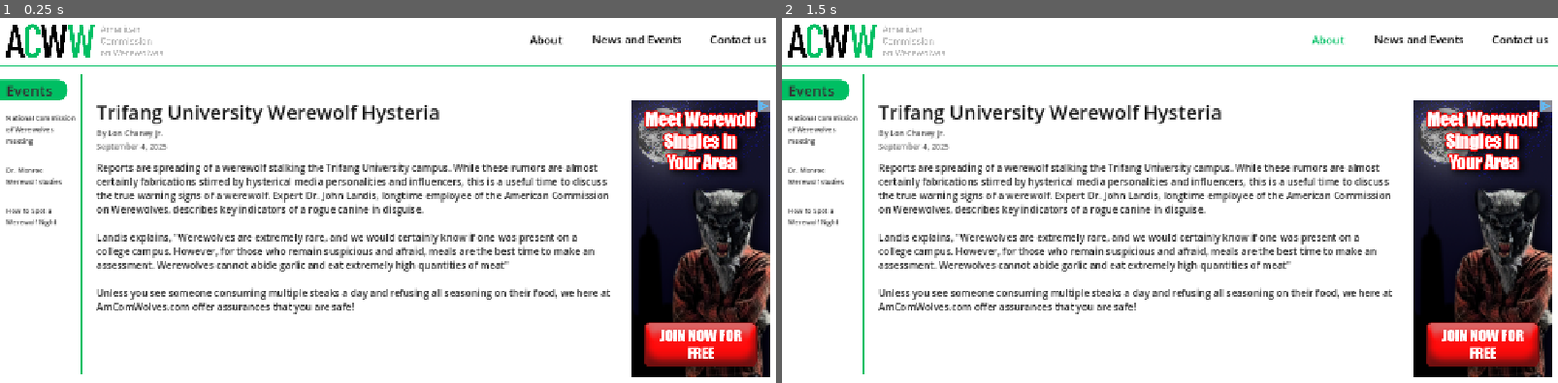
Above: before the commit, frames 1-2 (left to right).
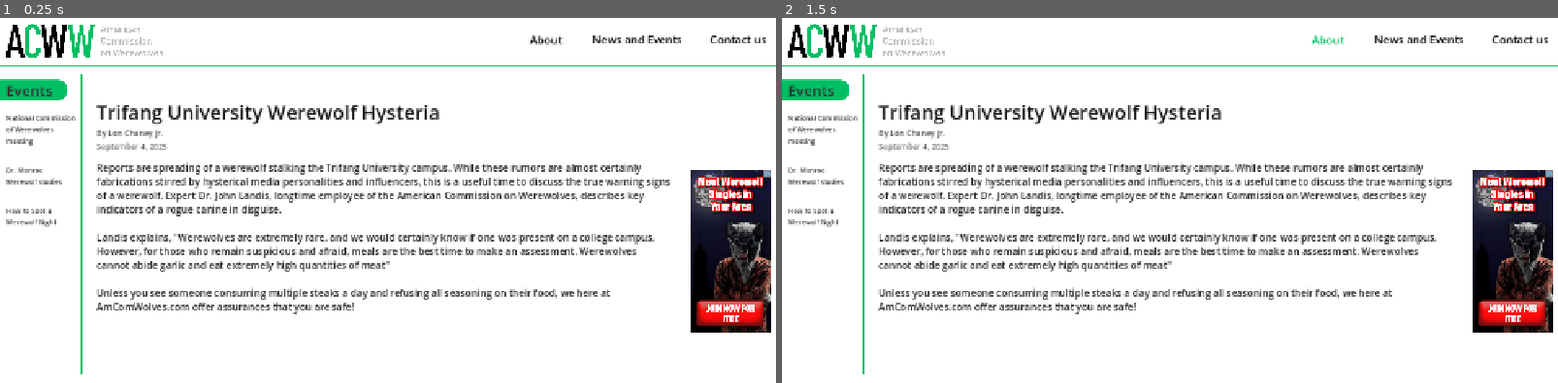
Above: after the commit, the same moments.

Repository: nickcyran/werewolf-on-campus
Game: Godot game, scene res://features/sites/acww/acww_main.tscn
Same seed, same stepped clock (60 frames per second), same inputs: the game is played once before the commit and once after it. This scene is started directly instead of the project's main scene. Sound files missing from this copy of the repository are replaced by a short silence.
Inputs (mouse positions are in pixels of both pictures, inside the frame that each line leads up to):
- Up to frame 1 (0.25 s): no input
- Up to frame 2 (1.5 s): tap Enter at 0.5 s; move the mouse to (1340, 211) at 0.52 s; press the mouse at (1340, 211) at 0.53 s; release the mouse at (1340, 211) at 1.25 s; click "About" at 1.25 s

The runs differ from the first frame. In frame 1, 16% of the frame differs, in the area x 12-100%, y 22-99%; in frame 2, 16%.

Commit message:
zoom to guided learning

Diff:
--- a/features/guided_learning/guided_learning_overlay.gd
+++ b/features/guided_learning/guided_learning_overlay.gd
@@ -13,6 +13,12 @@
 var _scene_instance: Control = null
 var _audio_player: AudioStreamPlayer = null
 var _audio_scrubbing := false
+var _zoom_level   := 1.0
+
+const _ZOOM_STEP    := 0.1
+const _ZOOM_MIN     := 0.25
+const _ZOOM_MAX     := 3.0
+const _ZOOM_DEFAULT := 1.0
 
 # -- ui refs -------------------------------------------------------------------
 @onready var _page_label: Label = %PageLabel
@@ -49,6 +55,9 @@
 @onready var _end_flavor: Label = %EndFlavor
 @onready var _main_menu_btn: Button = %MainMenuBtn
 @onready var _play_again_btn: Button = %PlayAgainBtn
+@onready var _zoom_out_btn: Button = %ZoomOutBtn
+@onready var _zoom_label: Button  = %ZoomLabel
+@onready var _zoom_in_btn: Button = %ZoomInBtn
 
 
 func _ready() -> void:
@@ -62,6 +71,9 @@
 		_states[i] = PageState.ANSWERING
 
 	_intro_text.text = GuidedLearningData.get_intro_text()
+
+	_site_container.resized.connect(_sync_viewport_size)
+	_sync_viewport_size.call_deferred()
 
 	_prev_btn.pressed.connect(_on_prev)
 	_submit_btn.pressed.connect(_on_submit)
@@ -75,6 +87,9 @@
 		_audio_scrubbing = false
 	)
 	DayClock.day_ended.connect(_stop_media)
+	_zoom_out_btn.pressed.connect(_on_zoom_out)
+	_zoom_label.pressed.connect(_on_zoom_reset)
+	_zoom_in_btn.pressed.connect(_on_zoom_in)
 	_main_menu_btn.pressed.connect(func(): pass)
 	_play_again_btn.pressed.connect(_on_play_again)
 
@@ -139,6 +154,16 @@
 	_intro_panel.visible = is_intro
 	_content.visible = not is_intro
 
+	# Zoom — reset on every page nav; only show controls for SCENE sources
+	var is_scene: bool = not is_intro and _source().type == GuidedLearningSource.Type.SCENE
+	_zoom_level = _ZOOM_DEFAULT
+	_zoom_label.text = "100%"
+	_zoom_out_btn.visible = is_scene
+	_zoom_label.visible = is_scene
+	_zoom_in_btn.visible = is_scene
+	_zoom_out_btn.disabled = false
+	_zoom_in_btn.disabled = false
+
 	if not is_intro:
 		_drop_label.text = (
 			"Your submitted answers:" if is_results
@@ -155,6 +180,44 @@
 		_load_content(_source())
 		_rebuild_drop_zone()
 		_rebuild_results_zone()
+
+
+func _sync_viewport_size() -> void:
+	var s := Vector2i(_site_container.size)
+	if s.x > 4 and s.y > 4:
+		_site_viewport.size = s
+		_apply_zoom()
+
+
+func _on_zoom_out() -> void:
+	_set_zoom(_zoom_level - _ZOOM_STEP)
+
+
+func _on_zoom_in() -> void:
+	_set_zoom(_zoom_level + _ZOOM_STEP)
+
+
+func _on_zoom_reset() -> void:
+	_set_zoom(_ZOOM_DEFAULT)
+
+
+func _set_zoom(level: float) -> void:
+	_zoom_level = clampf(level, _ZOOM_MIN, _ZOOM_MAX)
+	_zoom_label.text = str(roundi(_zoom_level * 100)) + "%"
+	_zoom_out_btn.disabled = _zoom_level <= _ZOOM_MIN
+	_zoom_in_btn.disabled = _zoom_level >= _ZOOM_MAX
+	_apply_zoom()
+
+
+func _apply_zoom() -> void:
+	if _scene_instance == null:
+		return
+	var vp_size := Vector2(_site_viewport.size)
+	_scene_instance.set_anchors_preset(Control.PRESET_TOP_LEFT)
+	_scene_instance.pivot_offset = Vector2.ZERO
+	_scene_instance.position = Vector2.ZERO
+	_scene_instance.scale = Vector2(_zoom_level, _zoom_level)
+	_scene_instance.size = vp_size / _zoom_level
 
 
 func _process(_delta: float) -> void:
@@ -224,8 +287,8 @@
 	if scene:
 		_scene_instance = scene.instantiate() as Control
 		if _scene_instance:
-			_scene_instance.set_anchors_preset(Control.PRESET_FULL_RECT)
 			_site_viewport.add_child(_scene_instance)
+			_apply_zoom()
 
 
 func _on_audio_play() -> void:
--- a/features/guided_learning/guided_learning_overlay.tscn
+++ b/features/guided_learning/guided_learning_overlay.tscn
@@ -154,6 +154,39 @@
 horizontal_alignment = 1
 clip_text = true
 
+[node name="ZoomOutBtn" type="Button" parent="Margin/Panel/Layout/Content/Left/SiteCard/CardLayout/Chrome/ChromeRow" unique_id=720045010]
+unique_name_in_owner = true
+visible = false
+custom_minimum_size = Vector2(28, 0)
+layout_mode = 2
+size_flags_vertical = 4
+focus_mode = 0
+theme_type_variation = &"NavButton"
+tooltip_text = "Zoom out"
+text = "-"
+
+[node name="ZoomLabel" type="Button" parent="Margin/Panel/Layout/Content/Left/SiteCard/CardLayout/Chrome/ChromeRow" unique_id=720045012]
+unique_name_in_owner = true
+visible = false
+custom_minimum_size = Vector2(46, 0)
+layout_mode = 2
+size_flags_vertical = 4
+focus_mode = 0
+theme_type_variation = &"NavButton"
+tooltip_text = "Reset zoom"
+text = "100%"
+
+[node name="ZoomInBtn" type="Button" parent="Margin/Panel/Layout/Content/Left/SiteCard/CardLayout/Chrome/ChromeRow" unique_id=720045011]
+unique_name_in_owner = true
+visible = false
+custom_minimum_size = Vector2(28, 0)
+layout_mode = 2
+size_flags_vertical = 4
+focus_mode = 0
+theme_type_variation = &"NavButton"
+tooltip_text = "Zoom in"
+text = "+"
+
 [node name="SiteContainer" type="SubViewportContainer" parent="Margin/Panel/Layout/Content/Left/SiteCard/CardLayout" unique_id=967610884]
 unique_name_in_owner = true
 layout_mode = 2
@@ -165,7 +198,6 @@
 [node name="SiteViewport" type="SubViewport" parent="Margin/Panel/Layout/Content/Left/SiteCard/CardLayout/SiteContainer" unique_id=1882941674]
 unique_name_in_owner = true
 handle_input_locally = false
-size = Vector2i(702, 478)
 render_target_update_mode = 4
 
 [node name="ImageDisplay" type="TextureRect" parent="Margin/Panel/Layout/Content/Left/SiteCard/CardLayout" unique_id=1633471550]
--- a/features/sites/acww/acww_main.tscn
+++ b/features/sites/acww/acww_main.tscn
@@ -258,16 +258,15 @@
 scroll_active = false
 
 [node name="AdBar" type="MarginContainer" parent="ScrollContainer/Content/BodySection" unique_id=823107355]
-custom_minimum_size = Vector2(220, 0)
+custom_minimum_size = Vector2(150, 0)
 layout_mode = 2
 theme_override_constants/margin_left = 8
 theme_override_constants/margin_top = 42
 theme_override_constants/margin_right = 8
 
 [node name="TextureRect" type="TextureRect" parent="ScrollContainer/Content/BodySection/AdBar" unique_id=919470114]
-custom_minimum_size = Vector2(233.28, 457.08)
-layout_mode = 2
-size_flags_vertical = 0
+layout_mode = 2
+size_flags_vertical = 1
 texture = ExtResource("4_wxspv")
 expand_mode = 1
 stretch_mode = 5
